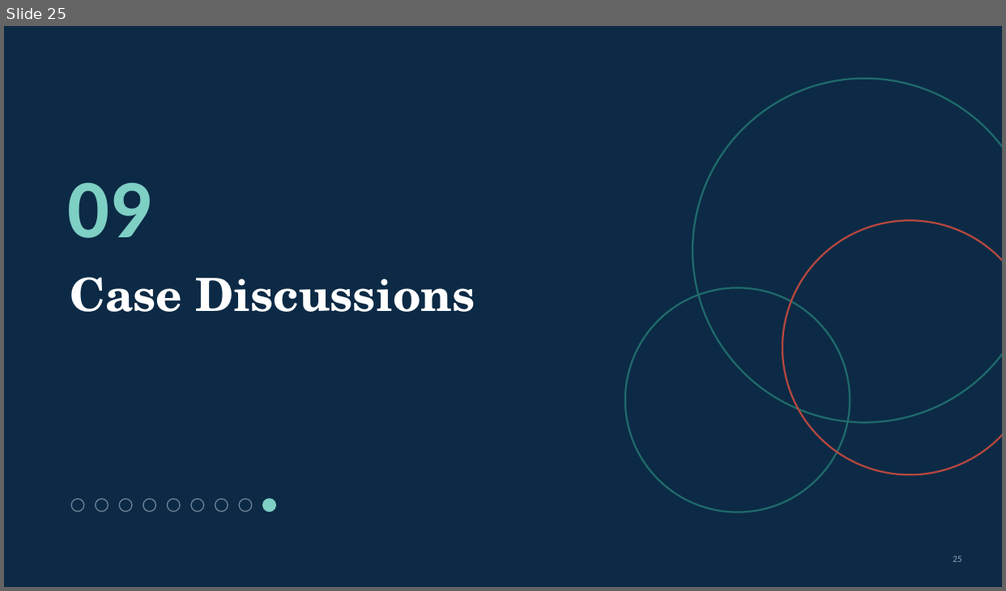
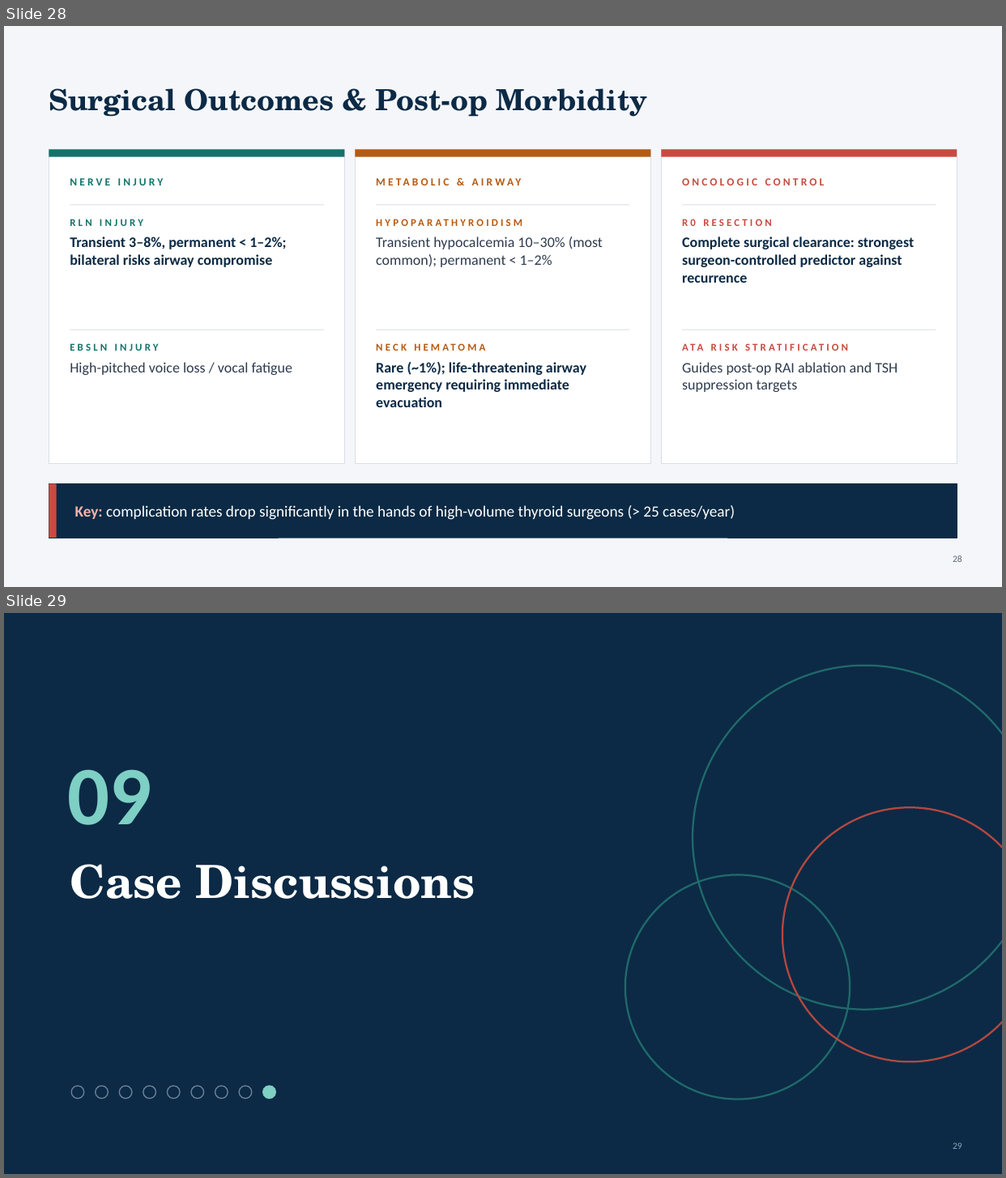
Before and after one commit to Anmo0/Claude-Code-Cloud-, a slide deck: thyroid-seminar/Thyroid_Tumors_Seminar.pptx. Shown one above the other, each under a label of ours: slide 25 before the commit, slides 28 and 29 after it. The pictures are 1006x591 and 1006x1178 pixels, drawn with LibreOffice and Linux fonts; fonts in the diff are those of the drawing. Boxes give left, top, right and bottom in pixels: in the first picture for what was removed or moved away, otherwise in the second. Text is boxed around its words. In the diff, an @@ line names an element or a change of style, - is before the commit and + after.

```diff
--- a/thyroid-seminar/Thyroid_Tumors_Seminar.pptx
+++ b/thyroid-seminar/Thyroid_Tumors_Seminar.pptx
@@ slide 28 added at (x1=4, y1=26, x2=1002, y2=587), background #F4F6FA @@
@@ title added at (x1=49, y1=88, x2=648, y2=117), 28 pt, text #0C2A45, bold @@
+Surgical Outcomes & Post-op Morbidity
@@ rectangle added at (x1=49, y1=149, x2=345, y2=464), fill #FFFFFF, outline #D9DEE6 0.75 pt @@
@@ rectangle added at (x1=49, y1=149, x2=345, y2=157), fill #13736B @@
@@ rectangle added at (x1=355, y1=149, x2=651, y2=464), fill #FFFFFF, outline #D9DEE6 0.75 pt @@
@@ rectangle added at (x1=355, y1=149, x2=651, y2=157), fill #B65A12 @@
@@ rectangle added at (x1=661, y1=149, x2=957, y2=464), fill #FFFFFF, outline #D9DEE6 0.75 pt @@
@@ rectangle added at (x1=661, y1=149, x2=957, y2=157), fill #C84B41 @@
@@ text added at (x1=70, y1=178, x2=164, y2=186), 10.5 pt, text #13736B, bold @@
+NERVE INJURY
@@ text added at (x1=376, y1=172, x2=630, y2=191), 10.5 pt, text #B65A12, bold @@
+METABOLIC & AIRWAY
@@ text added at (x1=682, y1=178, x2=825, y2=186), 10.5 pt, text #C84B41, bold @@
+ONCOLOGIC CONTROL
@@ line added from (70, 205) to (324, 205), #D9DEE6 0.75 pt @@
@@ text added at (x1=70, y1=219, x2=143, y2=226), 10 pt, text #13736B, bold @@
+RLN INJURY
@@ line added from (376, 205) to (630, 205), #D9DEE6 0.75 pt @@
@@ text added at (x1=376, y1=212, x2=630, y2=232), 10 pt, text #B65A12, bold @@
+HYPOPARATHYROIDISM
@@ line added from (682, 205) to (936, 205), #D9DEE6 0.75 pt @@
@@ text added at (x1=682, y1=219, x2=772, y2=226), 10 pt, text #C84B41, bold @@
+R0 RESECTION
@@ text added at (x1=70, y1=237, x2=286, y2=267), 14 pt, text #0C2A45, bold @@
+Transient 3–8%, permanent < 1–2%; bilateral risks airway compromise
@@ text added at (x1=376, y1=237, x2=603, y2=267), 14 pt, text #2E3B4E @@
+Transient hypocalcemia 10–30% (most common); permanent < 1–2%
@@ text added at (x1=682, y1=237, x2=914, y2=283), 14 pt, text #0C2A45, bold @@
+Complete surgical clearance: strongest surgeon-controlled predictor against recurrence
@@ line added from (70, 330) to (324, 330), #D9DEE6 0.75 pt @@
@@ line added from (376, 330) to (630, 330), #D9DEE6 0.75 pt @@
@@ text added at (x1=376, y1=337, x2=630, y2=357), 10 pt, text #B65A12, bold @@
+NECK HEMATOMA
@@ line added from (682, 330) to (936, 330), #D9DEE6 0.75 pt @@
@@ text added at (x1=70, y1=344, x2=159, y2=351), 10 pt, text #13736B, bold @@
+EBSLN INJURY
@@ text added at (x1=70, y1=362, x2=292, y2=375), 14 pt, text #2E3B4E @@
+High-pitched voice loss / vocal fatigue
@@ text added at (x1=376, y1=362, x2=586, y2=408), 14 pt, text #0C2A45, bold @@
+Rare (~1%); life-threatening airway emergency requiring immediate evacuation
@@ text added at (x1=682, y1=344, x2=703, y2=351), 10 pt, text #C84B41, bold @@
+ATA RISK STRATIFICATION
@@ text added at (x1=682, y1=362, x2=897, y2=392), 14 pt, text #2E3B4E @@
+Guides post-op RAI ablation and TSH suppression targets
@@ rectangle added at (x1=49, y1=484, x2=957, y2=538), fill #0C2A45, outline #0C2A45 0.75 pt @@
@@ rectangle added at (x1=49, y1=484, x2=57, y2=538), fill #C84B41 @@
@@ text added at (x1=75, y1=506, x2=735, y2=520), 15 pt, text #FFFFFF @@
+Key: complication rates drop significantly in the hands of high-volume thyroid surgeons (> 25 cases/year)
@@ page number added at (x1=953, y1=556, x2=962, y2=562), 9 pt, text #5A6678 @@
+28
@@ what was slide 25 is now slide 29 @@
@@ page number at (x1=953, y1=1143, x2=962, y2=1149): text changed @@
-25
+29
```
Also in this commit, not shown: 2 slides changed, 16 other slides added, 13 slides removed, 11 other files.
